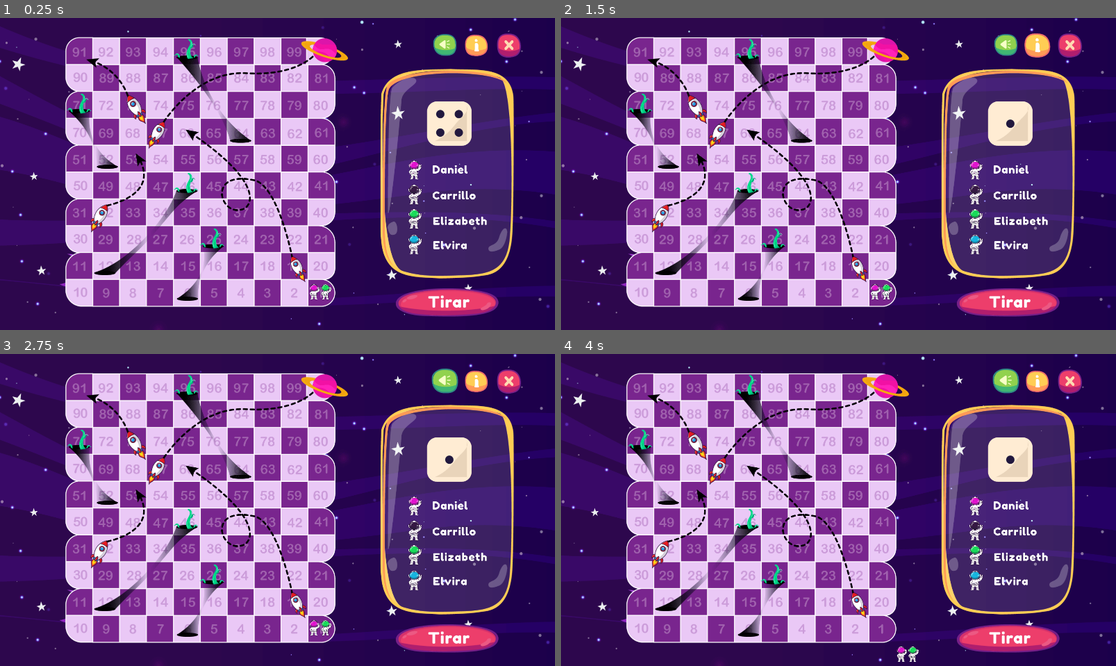
Above: before the commit, frames 1-4 (two rows, left to right).
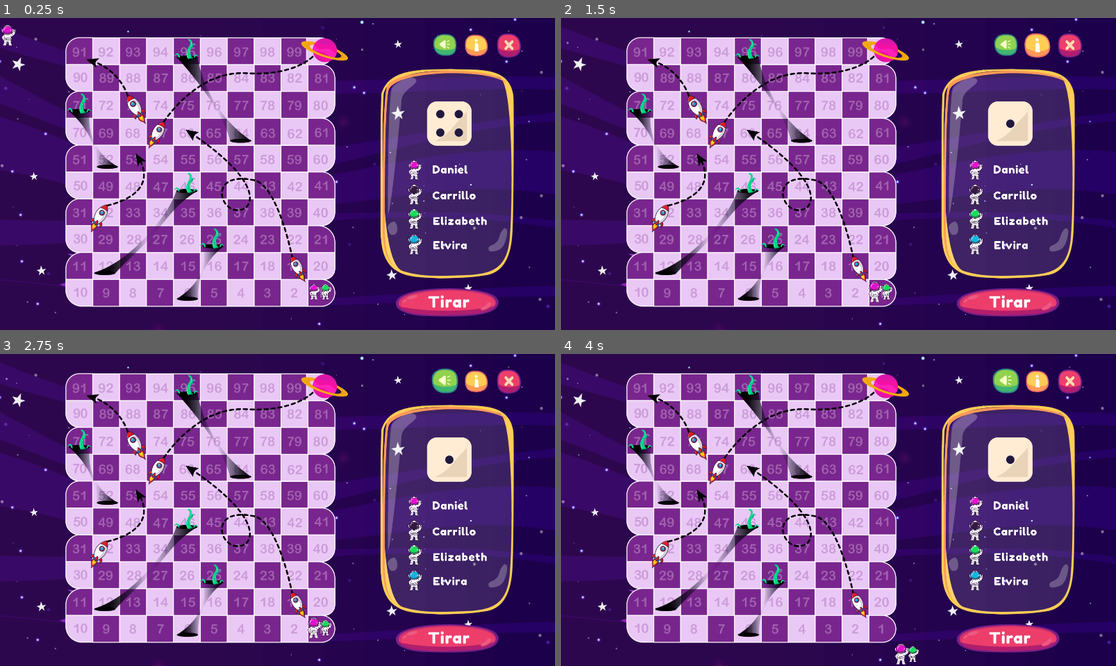
Above: after the commit, the same moments.

Repository: carrilloycardenas/Carrera-espacial
Game: Godot game, scene res://tablero/tablero.tscn
Same seed, same stepped clock (60 frames per second), same inputs: the game is played once before the commit and once after it. The project has no main scene, so this scene is started directly.
Inputs (mouse positions are in pixels of both pictures, inside the frame that each line leads up to):
- Up to frame 1 (0.25 s): no input
- Up to frame 2 (1.5 s): click (1010, 301) at 0.5 s; click (1038, 46) at 1.25 s
- Up to frame 3 (2.75 s): click (444, 382) at 2 s
- Up to frame 4 (4 s): hold Right (ui_right) 2.78-3.53 s; hold Down (ui_down) from 3.53 s (still down)

The runs differ from the first frame. In frame 1, 0.1% of the frame differs, in the area x 0-3%, y 2-9%; in frame 2, less than 0.1%; in frame 3, less than 0.1%; in frame 4, less than 0.1%.

Commit message:
json funciona

Diff:
--- a/tablero/tablero.tscn
+++ b/tablero/tablero.tscn
@@ -407,6 +407,8 @@
 position = Vector2( 803.733, 306.667 )
 scale = Vector2( 0.3, 0.3 )
 
+[node name="astro3" parent="." instance=ExtResource( 19 )]
+
 [connection signal="pressed" from="btn-tirar" to="." method="_on_btntirar_pressed"]
 [connection signal="pressed" from="btn-salir" to="." method="_on_btnsalir_pressed"]
 [connection signal="pressed" from="salir/btn-regresar" to="." method="_on_btnregresar_pressed"]
